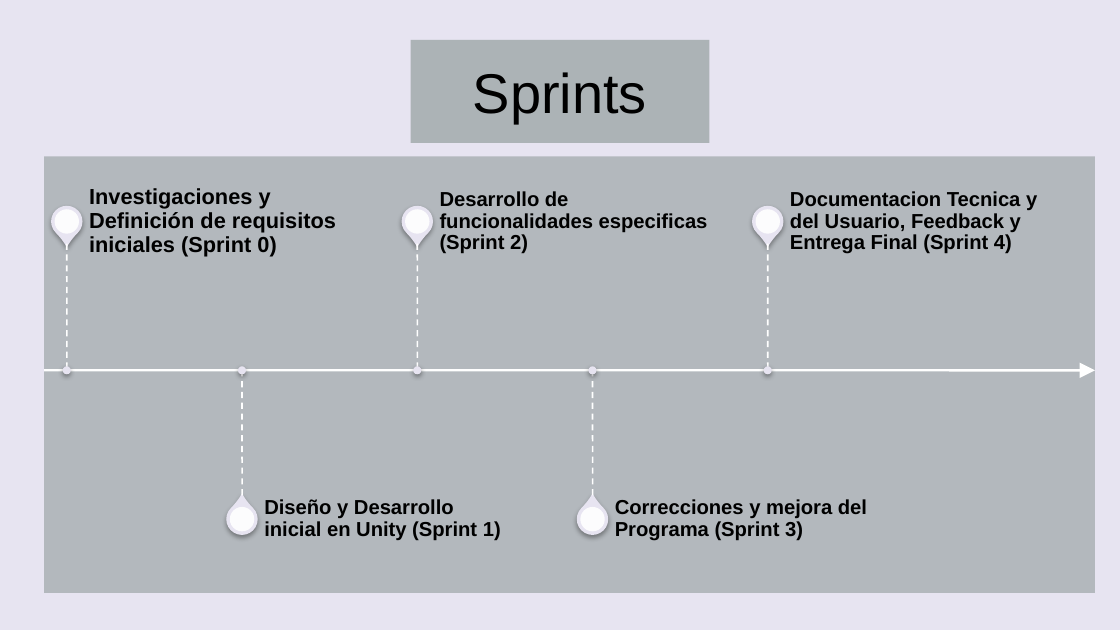
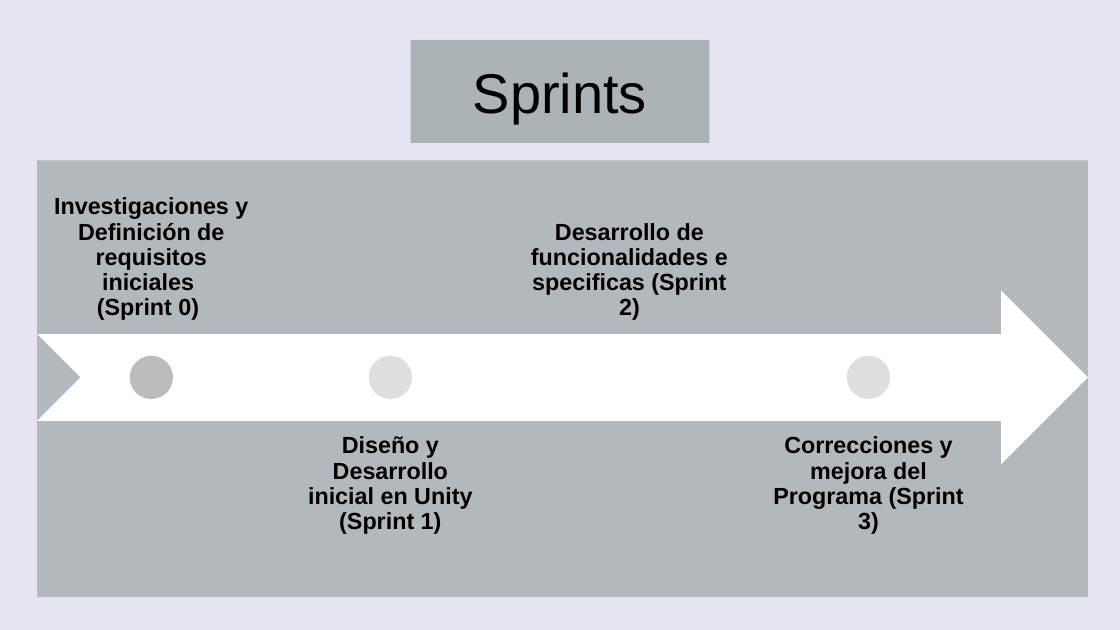
Before and after one commit to DanixaChan/Grupo-2, a slide deck: slide 15 of Fase 1/Evidencias Grupales/CalmaVR-Fase1.pptx. Drawn at 1120x630 pixels with LibreOffice and Linux fonts; fonts in the diff are those of the drawing; background and template pictures are left out. Boxes give left, top, right and bottom in pixels: in the first picture for what was removed or moved away, otherwise in the second. Text is boxed around its words. In the diff, an @@ line names an element or a change of style, - is before the commit and + after.

```diff
--- a/Fase 1/Evidencias Grupales/CalmaVR-Fase1.pptx
+++ b/Fase 1/Evidencias Grupales/CalmaVR-Fase1.pptx
@@ rectangle: place and size @@
-rectangle at [44,157,1094,594]
+rectangle at [37,160,1088,597]
@@ text "Investigaciones y Definición de requisitos ...": place and size @@
-text "Investigaciones y Definición de requisitos ..." at [89,188,336,256]
+text "Investigaciones y Definición de requisitos ..." at [54,197,248,320]
@@ text "Investigaciones y Definición de requisitos ..." at [54,197,248,320]: size 14 to 15 pt; alignment left to centre; vertical alignment middle to bottom @@
@@ text "Desarrollo de funcionalidades especificas (Sprint ...": place and size @@
-text "Desarrollo de funcionalidades especificas (Sprint ..." at [440,191,708,253]
+text "Desarrollo de funcionalidades especificas (Sprint ..." at [531,223,726,320]
@@ text "Desarrollo de funcionalidades especificas (Sprint ..." at [531,223,726,320]: size 13 to 15 pt; alignment left to centre; vertical alignment middle to bottom @@
@@ group added at [37,291,1088,465]: 4 ellipses, 1 notched right arrow @@
@@ group removed at [44,191,1095,542]: 10 ellipses, 5 teardrops, 5 lines, 1 arrow, 1 text @@
-Documentacion Tecnica y del Usuario, Feedback y Entrega Final (Sprint 4)
@@ text "Diseño y Desarrollo inicial en ...": place and size @@
-text "Diseño y Desarrollo inicial en ..." at [264,499,501,540]
+text "Diseño y Desarrollo inicial en ..." at [308,436,472,534]
@@ text "Diseño y Desarrollo inicial en ..." at [308,436,472,534]: size 13 to 15 pt; alignment left to centre; vertical alignment middle to top @@
@@ text "Correcciones y mejora del Programa ..." at [773,436,964,534]: size 13 to 15 pt; alignment left to centre; vertical alignment middle to top @@
@@ text "Correcciones y mejora del Programa ...": place and size @@
-text "Correcciones y mejora del Programa ..." at [615,499,867,541]
+text "Correcciones y mejora del Programa ..." at [773,436,964,534]
```
Also in this commit, not shown: 7 other slides changed, 1 slide added, 1 slide removed.
